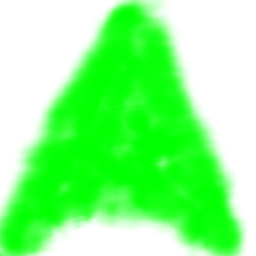
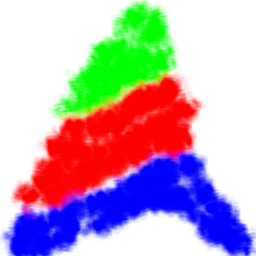
The second 256x256 image is a revision of the first. Changes to its layers:
added layer "Layer #38" above "Layer #37" over [0, 0, 256, 256]
hid "Background copy #1" over [0, 0, 251, 256]
